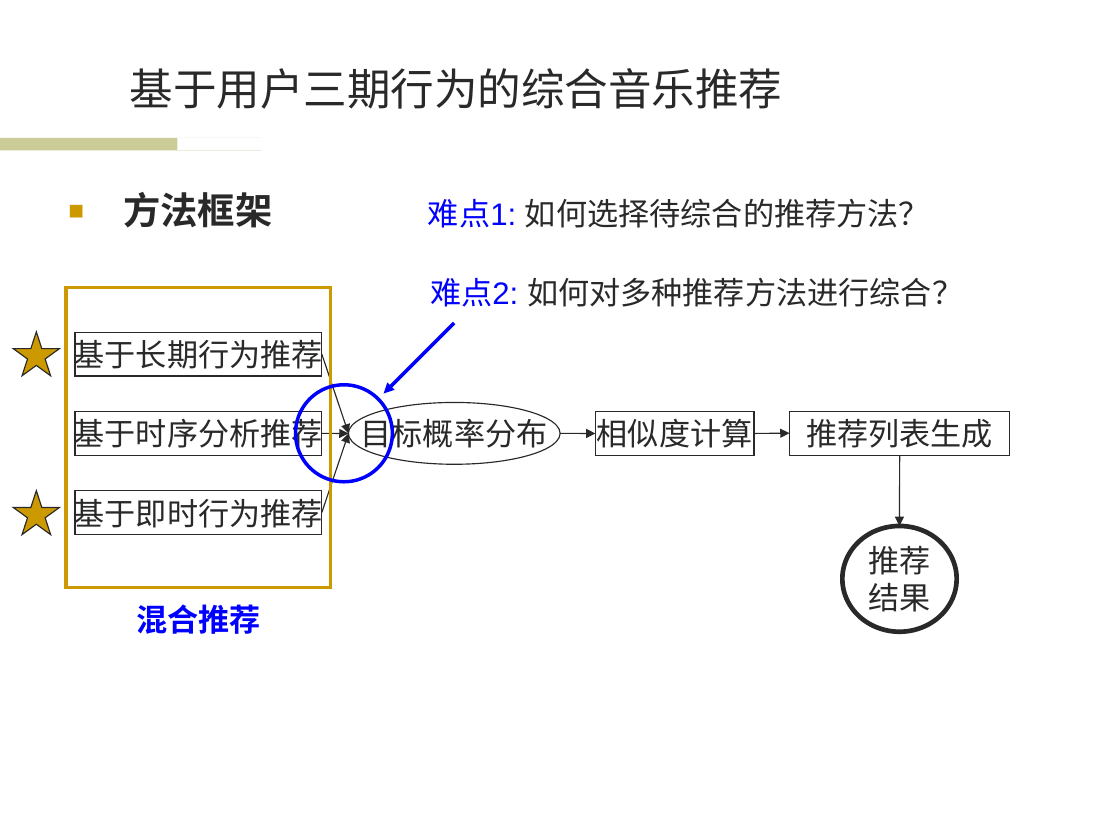
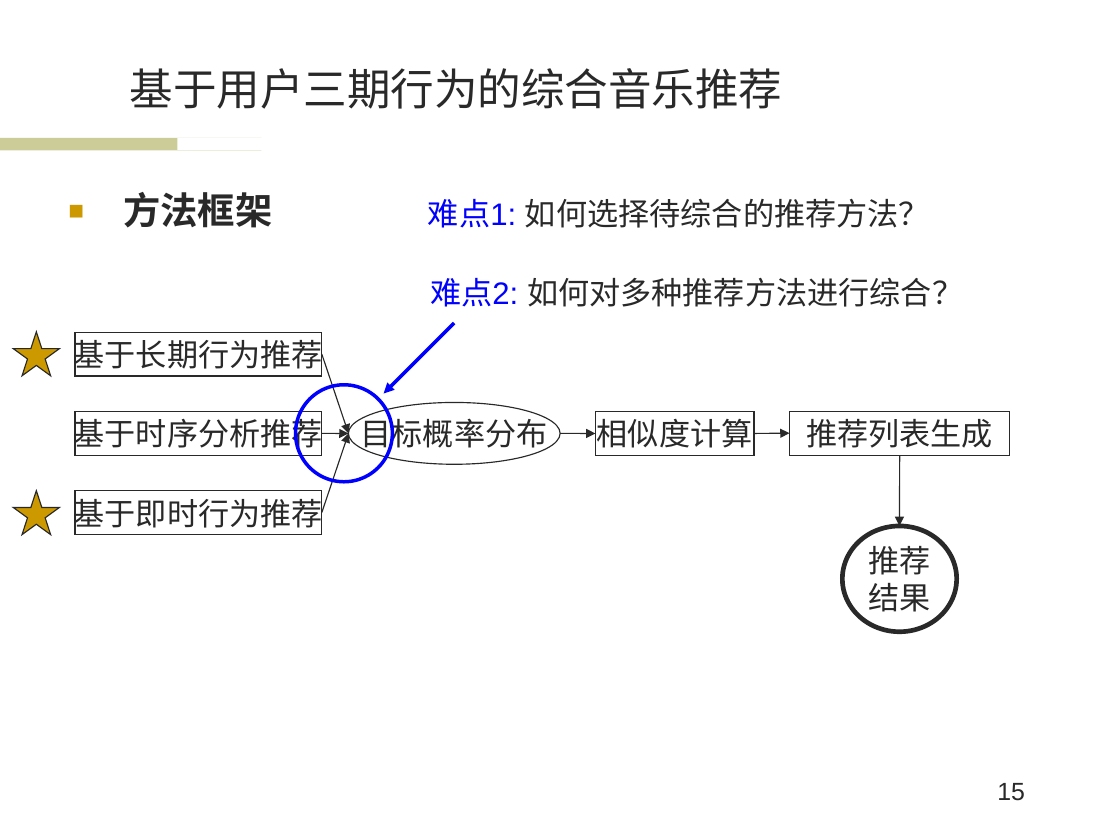
Before and after one commit to wwssttt/NJUThesis, a slide deck: slide 15 of ppt/一种基于时间序列分析的个性化音乐推荐系统及其实现.ppt. Drawn at 1120x840 pixels with LibreOffice and Linux fonts; fonts in the diff are those of the drawing; background and template pictures are left out. Boxes give left, top, right and bottom in pixels: in the first picture for what was removed or moved away, otherwise in the second. Text is boxed around its words. In the diff, an @@ line names an element or a change of style, - is before the commit and + after.

```diff
--- a/ppt/一种基于时间序列分析的个性化音乐推荐系统及其实现.ppt
+++ b/ppt/一种基于时间序列分析的个性化音乐推荐系统及其实现.ppt
@@ rectangle removed at bbox=[66, 288, 330, 588] @@
@@ text removed at bbox=[136, 604, 261, 634] @@
-混合推荐
@@ page number added at bbox=[997, 783, 1025, 801], 16 pt, text #292929 @@
+15
```
Also in this commit, not shown: 33 other slides changed.
